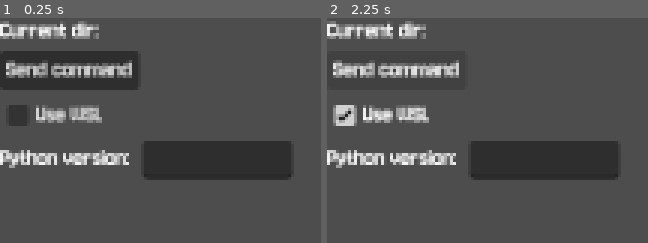
Above: before the commit, frames 1-2 (left to right).
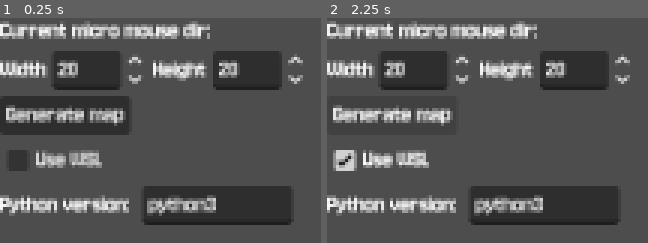
Above: after the commit, the same moments.

Repository: Rahlback/maze-visualizer
Game: Godot game, scene res://scenes/command_handler/command_handler.tscn
The game is run twice, just before and just after one commit, with the same random seed, the same clock (stepped at 60 frames per second) and the same inputs. This scene is started directly instead of the project's main scene.
Inputs:
- Up to frame 1 (0.25 s): no input
- Up to frame 2 (2.25 s): click "Send command" (after the commit: "Generate map") at 0.5 s; click "Use WSL" at 1.25 s; click "Send command" (after the commit: "Generate map") at 2 s

The runs differ from the first frame. In frame 1, 37% of the frame differs, in the area x 0-95%, y 1-92%; in frame 2, 32%.

Commit message:
Keep implementing command handler

Diff:
--- a/scenes/command_handler/command_handler.tscn
+++ b/scenes/command_handler/command_handler.tscn
@@ -27,15 +27,39 @@
 
 [node name="Label" type="Label" parent="VBoxContainer/HBoxContainer" unique_id=670479698]
 layout_mode = 2
-text = "Current dir:"
+text = "Current micro mouse dir:"
 
 [node name="CurrentDirLabel" type="Label" parent="VBoxContainer/HBoxContainer" unique_id=174926052]
 layout_mode = 2
 
-[node name="Button" type="Button" parent="VBoxContainer" unique_id=1385488064]
+[node name="VBoxContainer" type="VBoxContainer" parent="VBoxContainer" unique_id=807618273]
+layout_mode = 2
+
+[node name="HBoxContainer" type="HBoxContainer" parent="VBoxContainer/VBoxContainer" unique_id=2000628513]
+layout_mode = 2
+
+[node name="Label" type="Label" parent="VBoxContainer/VBoxContainer/HBoxContainer" unique_id=962902956]
+layout_mode = 2
+text = "Width"
+
+[node name="WidthSpinBox" type="SpinBox" parent="VBoxContainer/VBoxContainer/HBoxContainer" unique_id=911136457]
+layout_mode = 2
+value = 20.0
+rounded = true
+
+[node name="Label2" type="Label" parent="VBoxContainer/VBoxContainer/HBoxContainer" unique_id=1953396300]
+layout_mode = 2
+text = "Height"
+
+[node name="HeightSpinBox" type="SpinBox" parent="VBoxContainer/VBoxContainer/HBoxContainer" unique_id=1902523279]
+layout_mode = 2
+value = 20.0
+rounded = true
+
+[node name="Button" type="Button" parent="VBoxContainer/VBoxContainer" unique_id=1385488064]
 layout_mode = 2
 size_flags_horizontal = 0
-text = "Send command"
+text = "Generate map"
 
 [node name="CheckButton" type="CheckBox" parent="VBoxContainer" unique_id=1391158052]
 layout_mode = 2
@@ -48,11 +72,12 @@
 layout_mode = 2
 text = "Python version: "
 
-[node name="LineEdit" type="LineEdit" parent="VBoxContainer/PythonVersionHBox" unique_id=637623453]
+[node name="PythonVersionLineEdit" type="LineEdit" parent="VBoxContainer/PythonVersionHBox" unique_id=637623453]
 custom_minimum_size = Vector2(100, 0)
 layout_mode = 2
 size_flags_horizontal = 0
 tooltip_text = "Enter python version as \"python3\", \"python\", \"python3.11\" or similar"
+text = "python3"
 
 [node name="FileDialog" type="FileDialog" parent="." unique_id=1819886069]
 disable_3d = true
@@ -64,5 +89,5 @@
 access = 2
 show_hidden_files = true
 
-[connection signal="pressed" from="VBoxContainer/Button" to="." method="_on_button_pressed"]
+[connection signal="pressed" from="VBoxContainer/VBoxContainer/Button" to="." method="_on_button_pressed"]
 [connection signal="dir_selected" from="FileDialog" to="." method="_on_file_dialog_dir_selected"]
--- a/scripts/command_handler/command_handler.gd
+++ b/scripts/command_handler/command_handler.gd
@@ -3,6 +3,9 @@
 @onready var label: RichTextLabel = $Label
 @onready var file_dialog: FileDialog = $FileDialog
 @onready var current_dir_label: Label = $VBoxContainer/HBoxContainer/CurrentDirLabel
+@onready var python_version_line_edit: LineEdit = $VBoxContainer/PythonVersionHBox/PythonVersionLineEdit
+@onready var width_spin_box: SpinBox = $VBoxContainer/VBoxContainer/HBoxContainer/WidthSpinBox
+@onready var height_spin_box: SpinBox = $VBoxContainer/VBoxContainer/HBoxContainer/HeightSpinBox
 
 var pipe_process
 var wsl_localhost = "//wsl.localhost/"
@@ -19,6 +22,7 @@
 		var individual_directories = find_actual_path.split("/")
 		if len(individual_directories) == 1:
 			return
+
 		if "wsl" in individual_directories[1]:
 			individual_directories.remove_at(1)
 			individual_directories.remove_at(1)
@@ -26,7 +30,7 @@
 			use_wsl = true
 
 
-
+## deprecated. Will return the name of the default WSL installation
 func get_wsl_default_distro() -> String:
 	if pipe_process:
 		OS.kill(pipe_process["pid"])
@@ -63,18 +67,55 @@
 		micro_mouse_dir = SaveHandler.maze_generator_dir
 		file_dialog.set_current_dir(micro_mouse_dir)
 
+func get_maze_py_file_location() -> String:
+	var maze_py_file_location = "%s/maze.py" % micro_mouse_dir
+	if use_wsl:
+		maze_py_file_location = "%s/maze.py" % wsl_local_path
+
+	return maze_py_file_location
+
+func generate_new_map(python_command: String, loops := false, map_size := "") -> String:
+	var output = []
+	if micro_mouse_dir != "":
+		var maze_py_file_location = get_maze_py_file_location()
+		var command_args = ["/C"]
+
+		if use_wsl:
+			command_args.append("wsl")
+
+		command_args += [python_command, maze_py_file_location, "--generate"]
+
+		if map_size != "":
+			command_args.append("--size")
+			command_args.append(map_size)
+
+		if loops:
+			command_args.append("--loops")
+
+		OS.execute("CMD.exe", command_args, output, true)
+
+	return "".join(output)
+
+func run_solution(python_command: String, path_to_solution: String, maze_number) -> String:
+	var output = []
+	if micro_mouse_dir == "":
+		var maze_py_file_location = get_maze_py_file_location()
+		var command_args = ["/C"]
+
+		if use_wsl:
+			command_args.append("wsl")
+
+		command_args += [python_command, maze_py_file_location, "--run", "maze_%s" % str(maze_number)]
+		command_args += ["--solution", path_to_solution]
+
+
+
+	return ""
 
 func _on_button_pressed() -> void:
-	var output = []
-	print(micro_mouse_dir)
-	if micro_mouse_dir != "":
-		var maze_py_file_location = "%s/maze.py" % micro_mouse_dir
-		print(use_wsl)
-		if use_wsl:
-			maze_py_file_location = "%s/maze.py" % wsl_local_path
-			print_debug(OS.execute("CMD.exe", ["/C", "wsl", "python3", maze_py_file_location, "--generate"], output, true))
-		# TODO setup actual commands
-		label.text = str(output)
+	var python_command := python_version_line_edit.get_text()
+	var map_size := "%d,%d" % [width_spin_box.get_value(), height_spin_box.get_value()]
+	label.text = generate_new_map(python_command, true, map_size)
 
 func _on_file_dialog_dir_selected(dir: String) -> void:
 	micro_mouse_dir = dir
Not shown, added: output/maze_4/map.txt
Not shown, added: output/maze_5/map.txt
Not shown, added: output/maze_6/map.txt
Not shown, added: output/maze_7/map.txt
